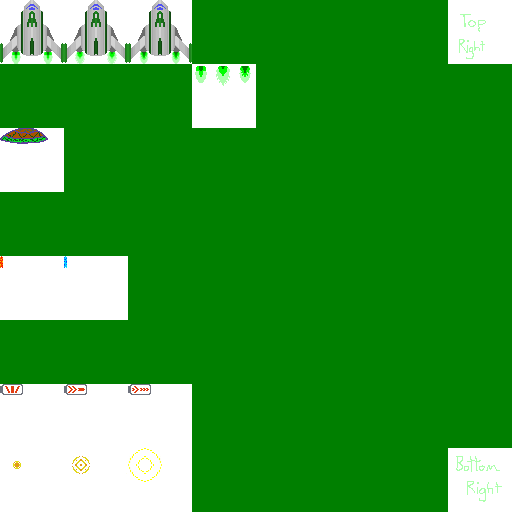
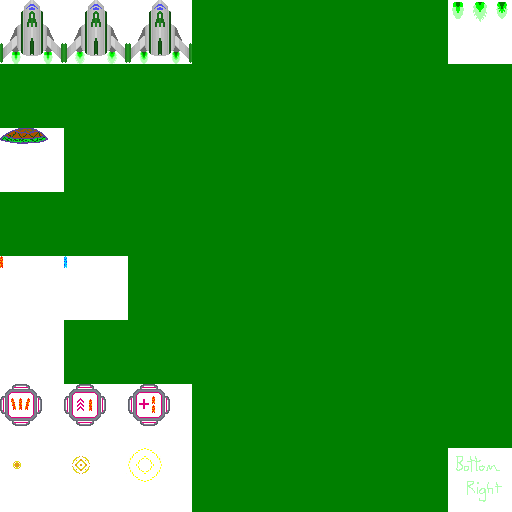
Layer changes from the first 512 × 512 image to the second:
painted on "Background" over [left=0, top=2, right=508, bottom=426]
